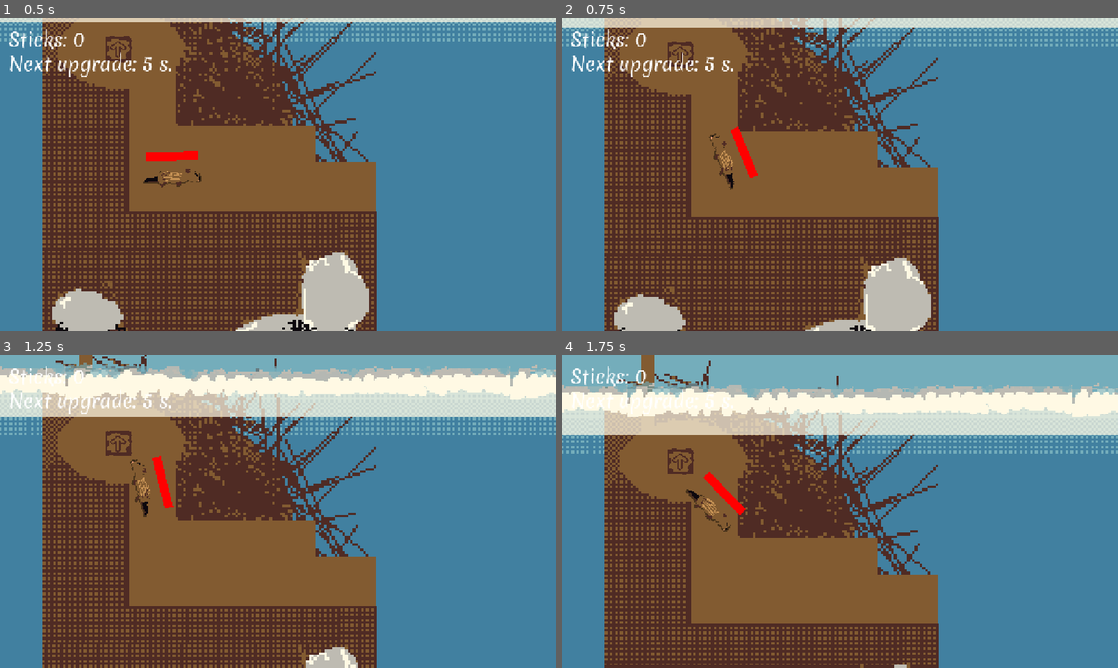
Above: before the commit, frames 1-4 (two rows, left to right).
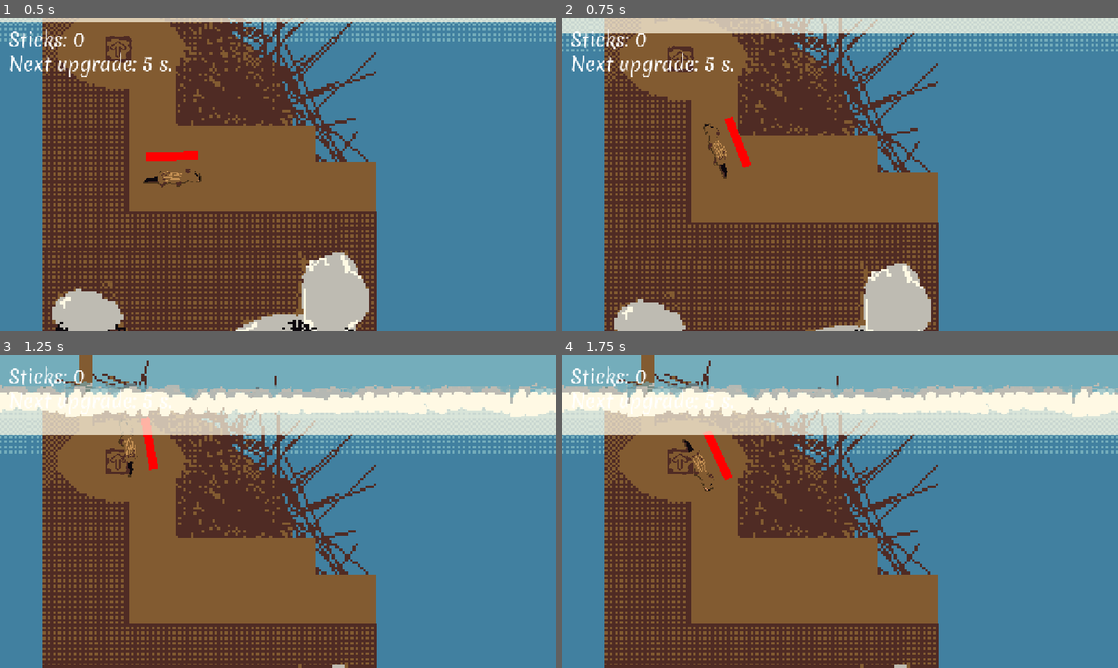
Above: after the commit, the same moments.

Repository: Joey451-OG/5499-Project-1
Game: Godot game, scene res://Scenes/main.tscn
Two runs of this game, one before a commit and one after it. Both use one fixed random seed, a clock stepped at 60 frames per second and the inputs below.
Inputs (mouse positions are in pixels of both pictures, inside the frame that each line leads up to):
- Up to frame 1 (0.5 s): no input
- Up to frame 2 (0.75 s): move the mouse to (678, 49) at 0.52 s; hold Space (swim) from 0.53 s (still down)
- Up to frame 3 (1.25 s): keep holding Space (swim)
- Up to frame 4 (1.75 s): move the mouse to (728, 527) at 1.27 s; release Space (swim) at 1.28 s; tap Space (swim) at 1.35 s

Frame 1 is identical in both runs. In frame 2, 9.0% of the frame differs, in the area x 0-100%, y 0-100%; in frame 3, 35%; in frame 4, 0.8%.

Commit message:
Started screen 5, not happy with it

Diff:
--- a/Scenes/main.tscn
+++ b/Scenes/main.tscn
@@ -569,6 +569,32 @@
 texture = ExtResource("9_fdnlq")
 state = 4
 
+[node name="scr4_locked" type="Node" parent="Textures/Enviroment" unique_id=1916119870]
+
+[node name="Env4" parent="Textures/Enviroment/scr4_locked" unique_id=1064588803 instance=ExtResource("6_d1ilt")]
+position = Vector2(2613, 1813.5)
+scale = Vector2(1.4375, 4.234376)
+texture = ExtResource("11_h1bgf")
+state = 8
+
+[node name="Env3" parent="Textures/Enviroment/scr4_locked" unique_id=683239798 instance=ExtResource("6_d1ilt")]
+position = Vector2(2629, 1653)
+scale = Vector2(1.9375012, 1.9375012)
+texture = ExtResource("10_k12tt")
+state = 3
+
+[node name="Env" parent="Textures/Enviroment/scr4_locked" unique_id=1132285174 instance=ExtResource("6_d1ilt")]
+position = Vector2(2984.5, 1652.5)
+scale = Vector2(9.484377, 1.9531255)
+texture = ExtResource("9_fdnlq")
+state = 4
+
+[node name="Env2" parent="Textures/Enviroment/scr4_locked" unique_id=1752365409 instance=ExtResource("6_d1ilt")]
+position = Vector2(2851.25, 1652.5)
+scale = Vector2(5.914064, 1.9531255)
+texture = ExtResource("9_fdnlq")
+state = 4
+
 [node name="scr3_mound" type="Node" parent="Textures/Enviroment" unique_id=227416534]
 
 [node name="Env" parent="Textures/Enviroment/scr3_mound" unique_id=1082773638 instance=ExtResource("6_d1ilt")]
@@ -793,6 +819,17 @@
 [node name="Pickup20" parent="Pickups" unique_id=1838740771 instance=ExtResource("4_jjvhh")]
 position = Vector2(4160, 1913)
 
+[node name="Pickup21" parent="Pickups" unique_id=1452019734 instance=ExtResource("4_jjvhh")]
+position = Vector2(2906, 1913)
+
+[node name="Pickup22" parent="Pickups" unique_id=1530950256 instance=ExtResource("4_jjvhh")]
+position = Vector2(2422, 1199)
+rotation = 1.1526557
+
+[node name="Pickup23" parent="Pickups" unique_id=786060679 instance=ExtResource("4_jjvhh")]
+position = Vector2(2929, 1083)
+rotation = 2.4788678
+
 [node name="Areas" type="Node" parent="." unique_id=1348208264]
 
 [node name="Air" type="Area2D" parent="Areas" unique_id=957781194]
@@ -840,6 +877,14 @@
 [node name="IceSpike5" parent="Obsticals" unique_id=243256008 instance=ExtResource("16_h1bgf")]
 position = Vector2(4193, 1219)
 scale = Vector2(2.82, 2.82)
+
+[node name="IceSpike6" parent="Obsticals" unique_id=482507187 instance=ExtResource("16_h1bgf")]
+position = Vector2(2974, 859.99994)
+scale = Vector2(3.618, 3.618)
+
+[node name="IceSpike7" parent="Obsticals" unique_id=1227340511 instance=ExtResource("16_h1bgf")]
+position = Vector2(2304, 854)
+scale = Vector2(5.57, 5.57)
 
 [node name="CanvasLayer" parent="." unique_id=1794298050 instance=ExtResource("6_21xkr")]
 
--- a/Scripts/gdscript/Globals.gd
+++ b/Scripts/gdscript/Globals.gd
@@ -17,7 +17,7 @@
 		points_until_next_upgrade = value
 		emit_signal("pointsUntilUpdate")
 
-var god_mode : bool = false
+var god_mode : bool = true
 var vignette_scale : float = 0.0
 var p_state : PlayerState = PlayerState.IDLE
 var added_upgrade_lock := false
